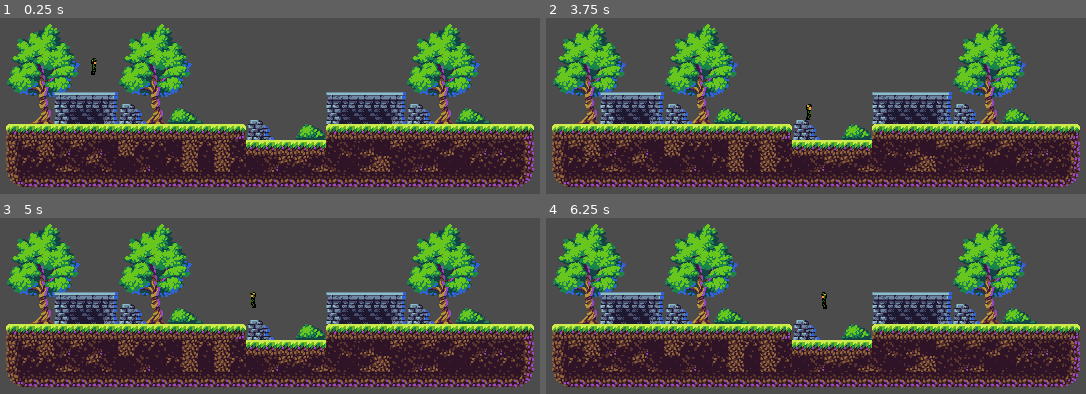
Above: before the commit, frames 1-4 (two rows, left to right).
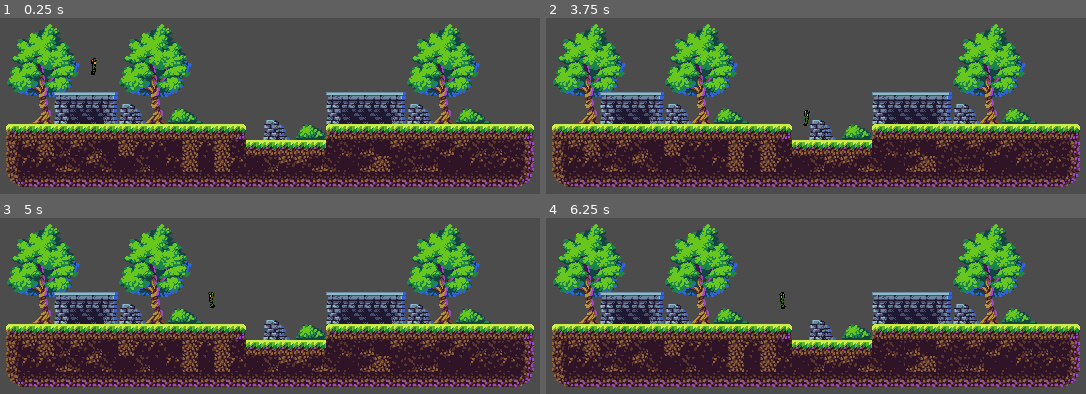
Above: after the commit, the same moments.

Repository: OceanMotion5147/HeartsEnd
Game: Godot game, scene res://World.tscn
The game is run twice, just before and just after one commit, with the same random seed, the same clock (stepped at 60 frames per second) and the same inputs.
Inputs:
- Up to frame 1 (0.25 s): no input
- Up to frame 2 (3.75 s): hold D (Right) 0.53-2.03 s; tap W (Up) at 0.77, 1.52, 3.02 s; tap Enter at 1.25, 3.5 s; tap Space at 2 s; hold A (Left) 2.03-2.78 s; hold D (Right) from 2.78 s (still down)
- Up to frame 3 (5 s): tap W (Up) at 3.77, 4.52 s; tap Space at 4.25 s; release D (Right) at 4.28 s; hold A (Left) from 4.28 s (still down)
- Up to frame 4 (6.25 s): release A (Left) at 5.03 s; hold D (Right) 5.03-5.78 s; tap Enter at 5.75 s; hold A (Left) from 5.78 s (still down); tap W (Up) at 6.02 s

The runs differ from the first frame. In frame 1, 0.7% of the frame differs, in the area x 45-54%, y 57-70%; in frame 2, 0.8%; in frame 3, 0.9%; in frame 4, 0.9%, in the area x 43-54%, y 42-70%.

Commit message:
Minor change

Diff:
--- a/World.tscn
+++ b/World.tscn
@@ -19,15 +19,15 @@
 "name": "Idle",
 "speed": 3.5
 }, {
+"frames": [ ExtResource( 5 ), ExtResource( 4 ), ExtResource( 6 ), ExtResource( 7 ) ],
+"loop": true,
+"name": "Run",
+"speed": 7.0
+}, {
 "frames": [ ExtResource( 11 ) ],
 "loop": true,
 "name": "Jump",
 "speed": 5.0
-}, {
-"frames": [ ExtResource( 5 ), ExtResource( 4 ), ExtResource( 6 ), ExtResource( 7 ) ],
-"loop": true,
-"name": "Run",
-"speed": 7.0
 } ]
 
 [sub_resource type="CapsuleShape2D" id=2]
@@ -60,4 +60,4 @@
 cell_custom_transform = Transform2D( 16, 0, 0, 16, 0, 0 )
 cell_tile_origin = 1
 format = 1
-tile_data = PoolIntArray( 262148, 4, 0, 262155, 4, 0, 262173 …(212 unchanged characters)… 37, 655370, 2, 65538, 655374, 5, 0, 655379, 6, 0, 655384, 2, 65536, 655385, 2, 655 …(2173 unchanged characters)…
+tile_data = PoolIntArray( 262148, 4, 0, 262155, 4, 0, 262173 …(212 unchanged characters)… 37, 655370, 2, 65538, 655374, 5, 0, 655380, 6, 0, 655384, 2, 65536, 655385, 2, 655 …(2173 unchanged characters)…
Not shown: 3 places in Sprites/TileSets/AutoTiles.tres that only renumber resources
